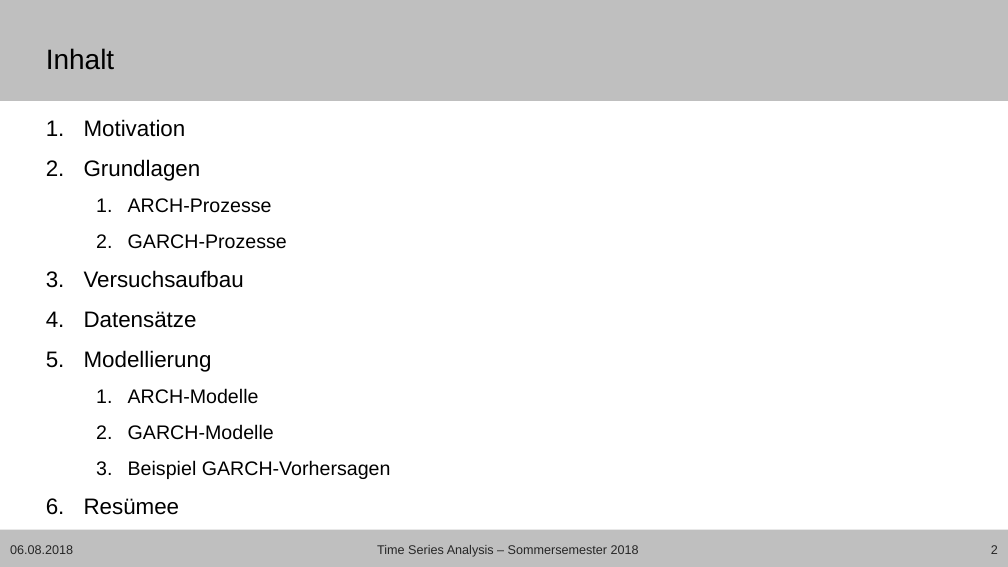
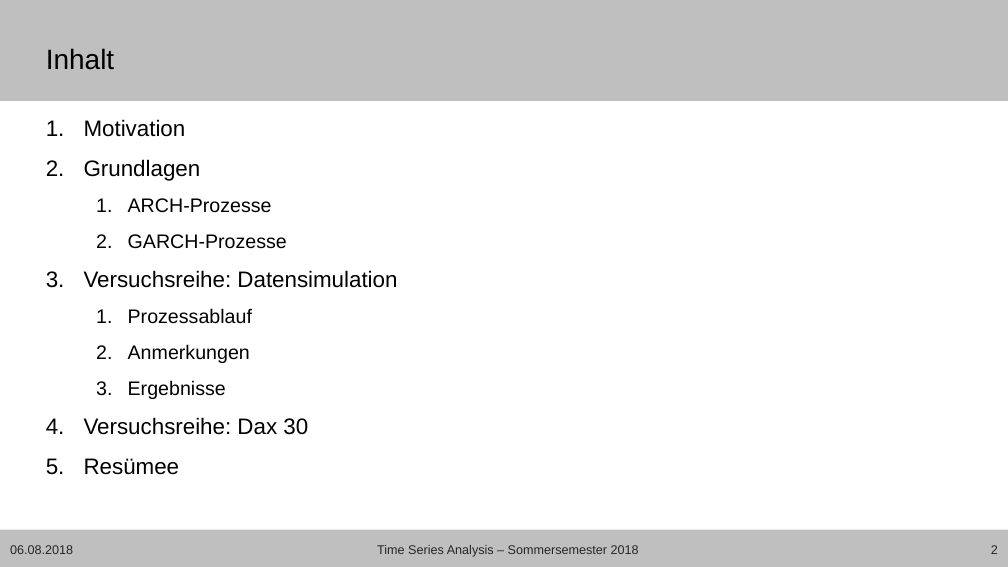
Before and after one commit to Janis90/time-series-anaysis, a slide deck: slide 2 of presentation/tsa_presentation_final.pptx. Drawn at 1008x567 pixels with LibreOffice and Linux fonts; fonts in the diff are those of the drawing; background and template pictures are left out. Boxes give left, top, right and bottom in pixels: in the first picture for what was removed or moved away, otherwise in the second. Text is boxed around its words. In the diff, an @@ line names an element or a change of style, - is before the commit and + after.

Commit message:
final final

```diff
--- a/presentation/tsa_presentation_final.pptx
+++ b/presentation/tsa_presentation_final.pptx
@@ text at (84,270,397,435): text changed; size 14 to 16 pt @@
-3. Versuchsaufbau
-4. Datensätze
-5. Modellierung
-  1. ARCH-Modelle
-  2. GARCH-Modelle
-  3. Beispiel GARCH-Vorhersagen
+3. Versuchsreihe: Datensimulation
+  1. Prozessablauf
+  2. Anmerkungen
+  3. Ergebnisse
+4. Versuchsreihe: Dax 30
```
Also in this commit, not shown: 5 other slides changed.
